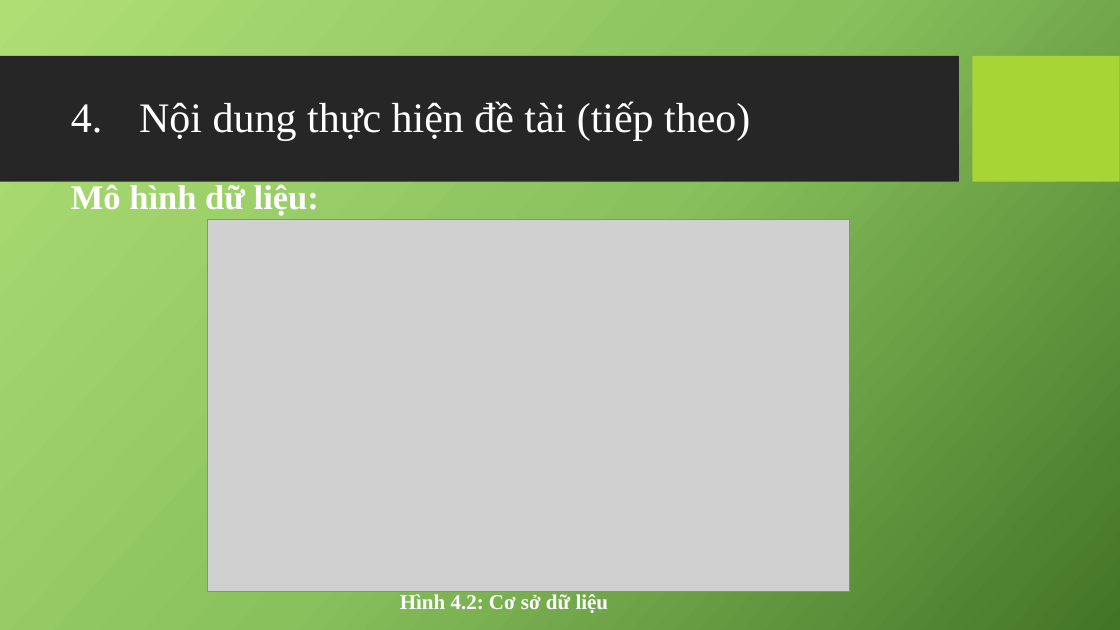
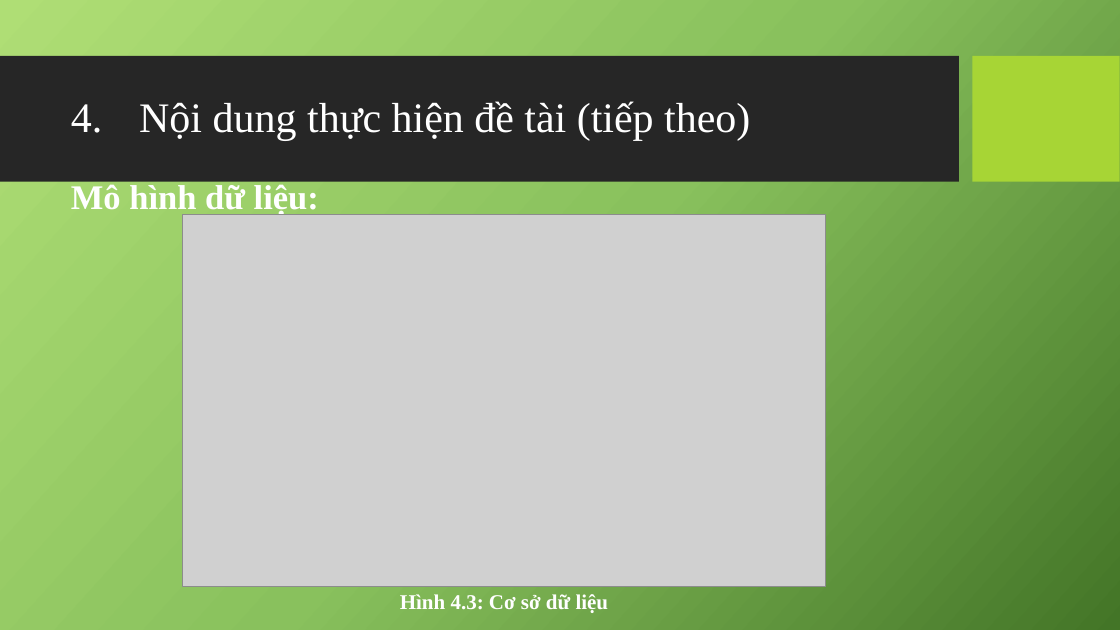
Before and after one commit to mrbadao/ordersys, a slide deck: slide 12 of 04_Documents/10520490_Khoa_Luan_Tot_Nghiep.pptx (slide 11 before the commit). Drawn at 1120x630 pixels with LibreOffice and Linux fonts; fonts in the diff are those of the drawing; grey boxes stand for pictures; background and template pictures are left out. Boxes give left, top, right and bottom in pixels: in the first picture for what was removed or moved away, otherwise in the second. Text is boxed around its words. In the diff, an @@ line names an element or a change of style, - is before the commit and + after.

```diff
--- a/04_Documents/10520490_Khoa_Luan_Tot_Nghiep.pptx
+++ b/04_Documents/10520490_Khoa_Luan_Tot_Nghiep.pptx
@@ picture: place and size @@
-picture at box(208, 219, 850, 592)
+picture at box(183, 215, 826, 587)
@@ text at box(400, 594, 609, 613): text changed @@
-Hình 4.2: Cơ sở dữ liệu
+Hình 4.3: Cơ sở dữ liệu
```
Also in this commit, not shown: 5 other slides changed, 1 slide added, 1 other file.
